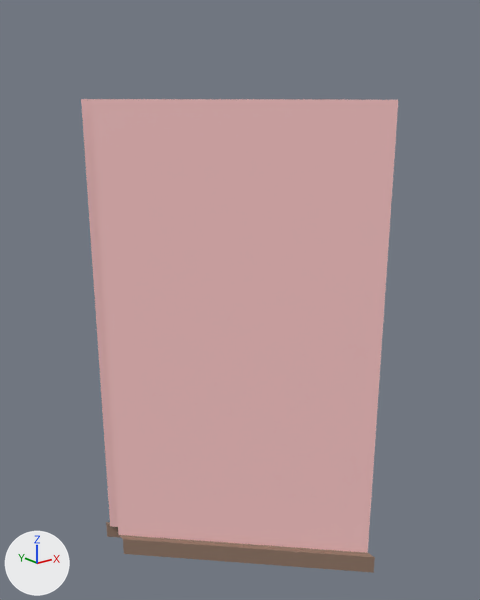
Two versions of the FBX model Content/Game_Art/FBX/Archi/SM_Mur_45_Gauche_1x1.fbx, one commit apart.
Camera for both pictures: a 50 mm lens placed at (-2.49, -1.03, 2.53), pointed at (-0.46, 1.51, 1.52). The lights are fixed; the arrows at lower left show +X, +Y and +Z.

Objects in the first picture: 'SM_Mur_45_Gauche_1x1'.
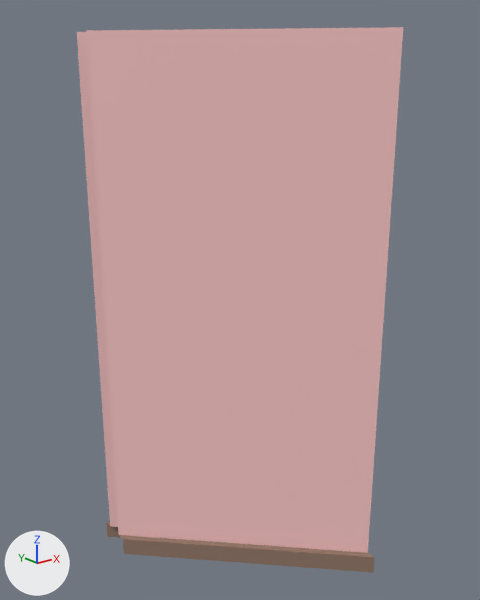
Patch to the scene script:
```diff
--- a/Content/Game_Art/FBX/Archi/SM_Mur_45_Gauche_1x1.fbx.py
+++ b/Content/Game_Art/FBX/Archi/SM_Mur_45_Gauche_1x1.fbx.py
@@ me_mesh @@
 me_mesh.from_pydata(...)  # 23 vertices, 8 faces; spans x -1.0..0.0, y 0.9..2.1, z 0.0..2.5
 # used by ob_sm_mur_45_gauche_1x1; location = (0.0, 0.0, 0.0)
 # before: 5 (-1.0, 2.05, 2.5) at pixel (81, 99), 16 (-1.0, 1.95, 2.5) at pixel (90, 99), 17 (0.0, 0.95, 2.5) at pixel (398, 99), 22 (0.0, 1.05, 2.5) at pixel (380, 99)
+# me_mesh part 1
+for i in [5, 16, 17, 22]: me_mesh.vertices[i].co += Vector((0.0, 0.0, 0.3))
 me_mesh.materials.append(mat_material__40)
```

Location of each change, [x1, y1, x2, y2] in pixels of the pictures (480 x 600 px; the box of a moved part takes in the faces that stretch with it):
'SM_Mur_45_Gauche_1x1', reshaped (15% taller)
    before: [81, 99, 398, 573]
    after: [77, 27, 403, 573]
part 1 of me_mesh, moved or reshaped
    before: [81, 99, 398, 103]
    after: [77, 27, 403, 103]
